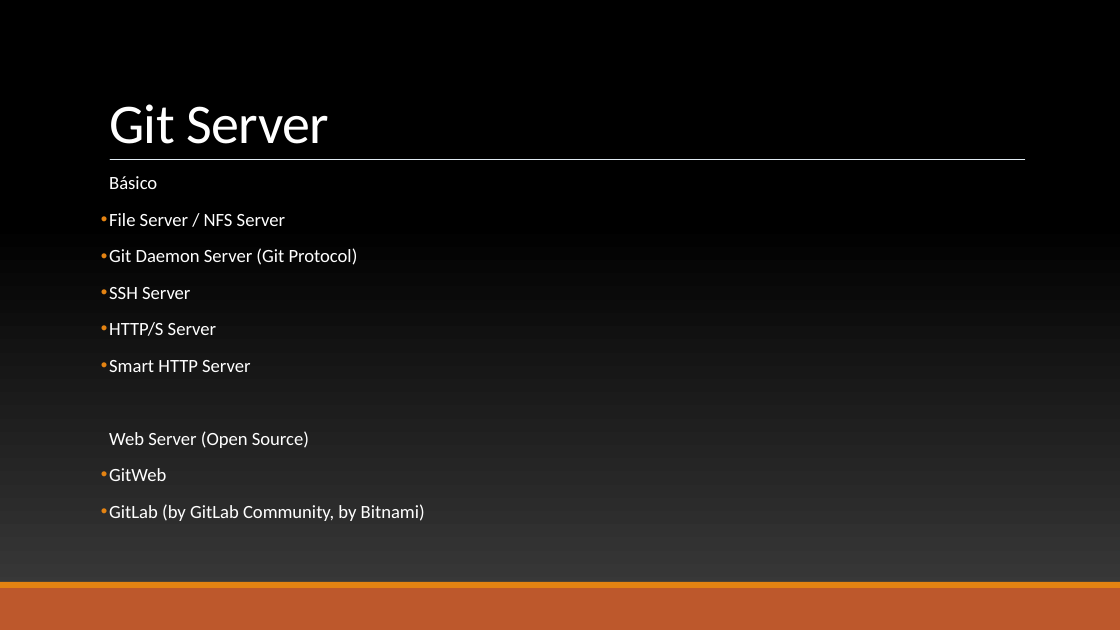
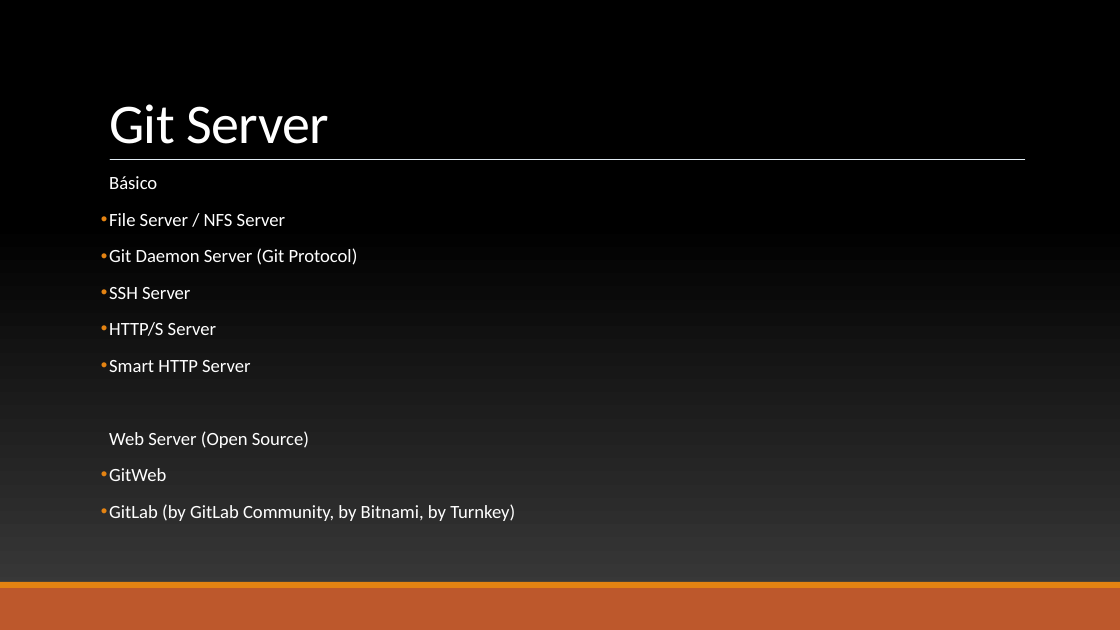
Before and after one commit to ekson73/Docs, a slide deck: slide 83 of Projeto VEK - GIT 4 VEK.pptx. Drawn at 1120x630 pixels with LibreOffice and Linux fonts; fonts in the diff are those of the drawing; background and template pictures are left out. Boxes give left, top, right and bottom in pixels: in the first picture for what was removed or moved away, otherwise in the second. Text is boxed around its words. In the diff, an @@ line names an element or a change of style, - is before the commit and + after.

```diff
--- a/Projeto VEK - GIT 4 VEK.pptx
+++ b/Projeto VEK - GIT 4 VEK.pptx
@@ text at bbox=[109, 504, 515, 521]: text changed @@
-• GitLab (by GitLab Community, by Bitnami)
+• GitLab (by GitLab Community, by Bitnami, by Turnkey)
```
Also in this commit, not shown: 1 other slide changed, 2 slides added, 2 other files.
